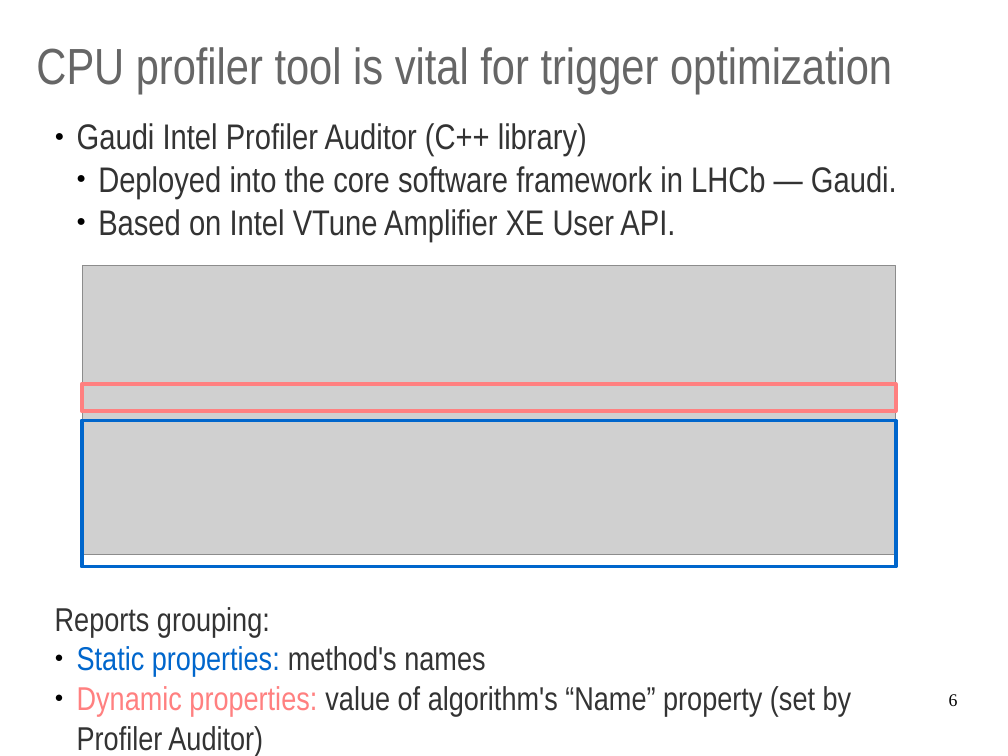
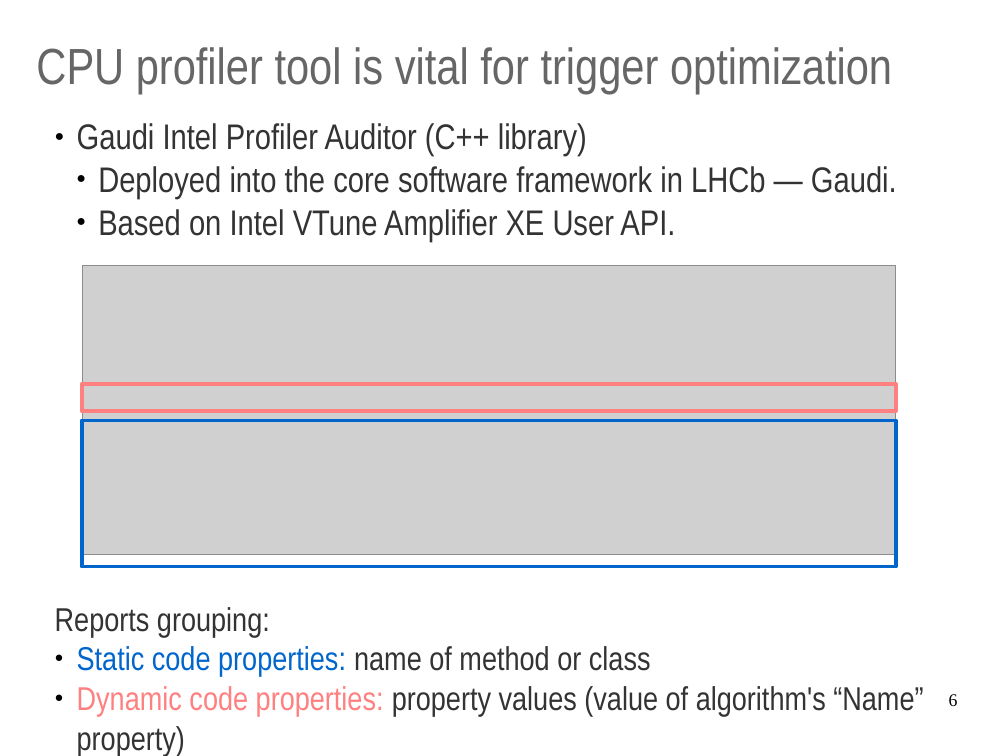
Before and after one commit to mazurov/about, a slide deck: slide 6 of about.odp. Drawn at 1008x756 pixels with LibreOffice and Linux fonts; fonts in the diff are those of the drawing; grey boxes stand for pictures. Boxes give left, top, right and bottom in pixels: in the first picture for what was removed or moved away, otherwise in the second. Text is boxed around its words. In the diff, an @@ line names an element or a change of style, - is before the commit and + after.

```diff
--- a/about.odp
+++ b/about.odp
@@ text at (x1=77, y1=646, x2=923, y2=756): text changed @@
-● Static properties: method's names
-● Dynamic properties: value of algorithm's “Name” property (set by Profiler Auditor)
+● Static code properties: name of method or class
+● Dynamic code properties: property values (value of algorithm's “Name” property)
```
Also in this commit, not shown: 2 other slides changed, 1 other file.
